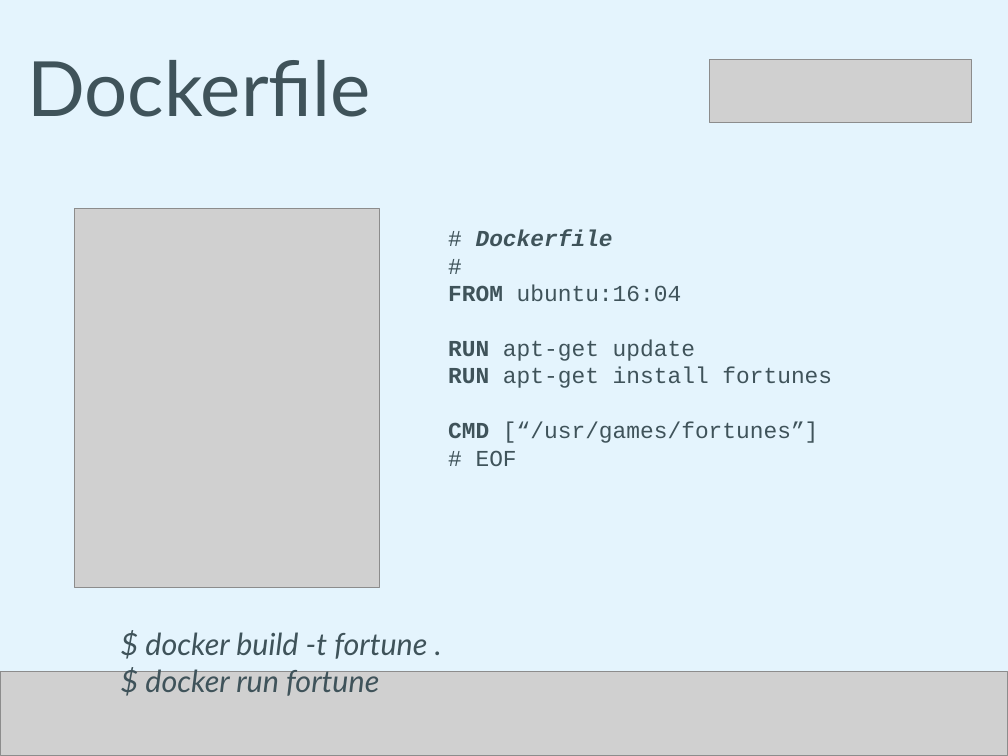
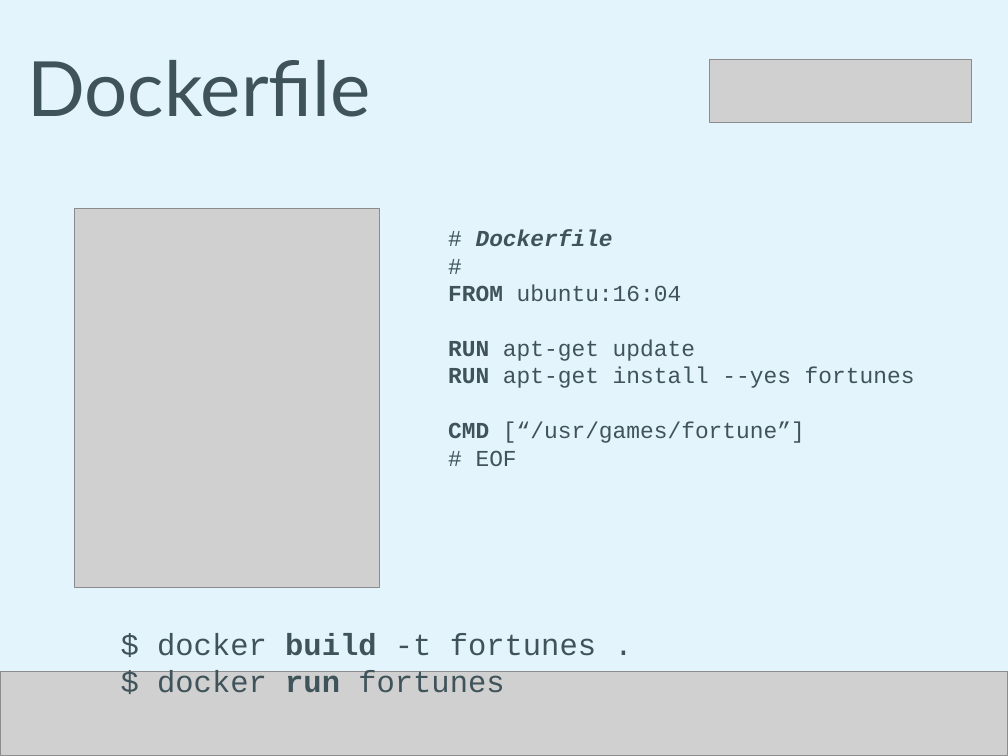
Before and after one commit to humitos/docker-workshop, a slide deck: slide 32 of talk/docker.odp (slide 25 before the commit). Drawn at 1008x756 pixels with LibreOffice and Linux fonts; fonts in the diff are those of the drawing; grey boxes stand for pictures. Boxes give left, top, right and bottom in pixels: in the first picture for what was removed or moved away, otherwise in the second. Text is boxed around its words. In the diff, an @@ line names an element or a change of style, - is before the commit and + after.

Commit message:
Talk updated

```diff
--- a/talk/docker.odp
+++ b/talk/docker.odp
@@ text at <box>448,367,915,443</box>: text changed @@
-RUN apt-get install fortunes
-CMD [“/usr/games/fortunes”]
+RUN apt-get install --yes fortunes
+CMD [“/usr/games/fortune”]
@@ text at <box>157,634,596,693</box>: text changed; font Lato to Courier New; italic off @@
-$ docker build -t fortune .
-$ docker run fortune
+$ docker build -t fortunes .
+$ docker run fortunes
```
Also in this commit, not shown: 3 other slides changed, 7 slides added, 1 slide removed.
